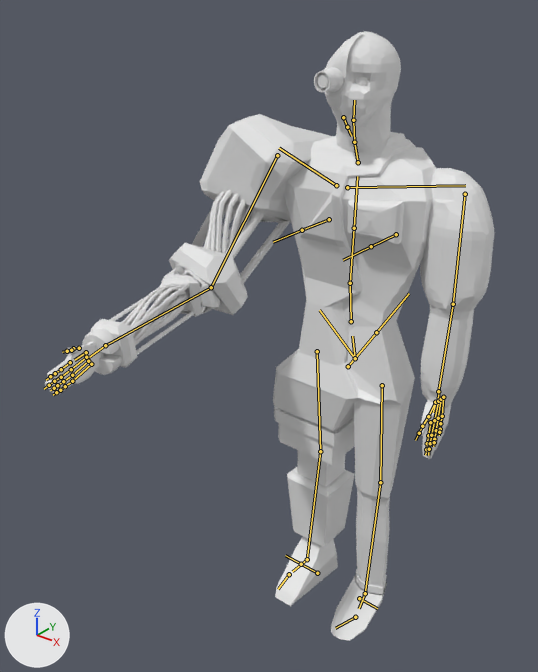
The FBX model slickbot.fbx as it was, and as the next commit left it.
Before and after are seen from a camera (50 mm lens) standing at (1.085, -1.737, 2.05) and looking at (-0.104, -0.251, 1.129). The axes (+X, +Y, +Z) are drawn at lower left. The lights are the same throughout. The first picture is the older version. Both versions are drawn at the pose saved in each file; the numbers are the values there. The bones that change, and the others that lie on the model, are drawn over the model as lines.
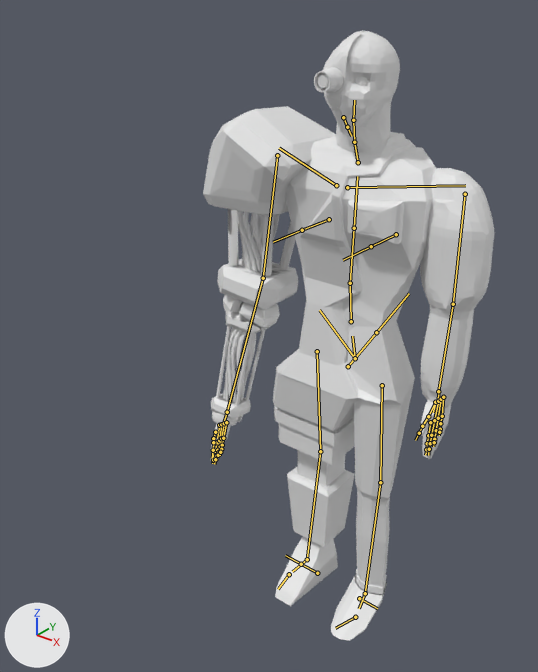
The edits, one by one:
Bone 'upper_arm.R' (bone_upper_arm_r) turns from (36, 7, 8) to (0, -1, -3) degrees about its own x, y and z.
Bone 'forearm.R' (bone_forearm_r) turns from (50, -9, 2) to (14, -12, -5) degrees about its own x, y and z.

Location of each change, [x1, y1, x2, y2] in pixels of the pictures (538 x 672 px):
'Cylinder', posed (35% narrower): before [45, 31, 494, 641]; after [203, 30, 494, 641]
bone 'upper_arm.R', root to tip: before (277, 155) to (211, 287); after (277, 155) to (263, 278)
bone 'forearm.R', root to tip: before (211, 287) to (105, 345); after (263, 278) to (227, 412)
